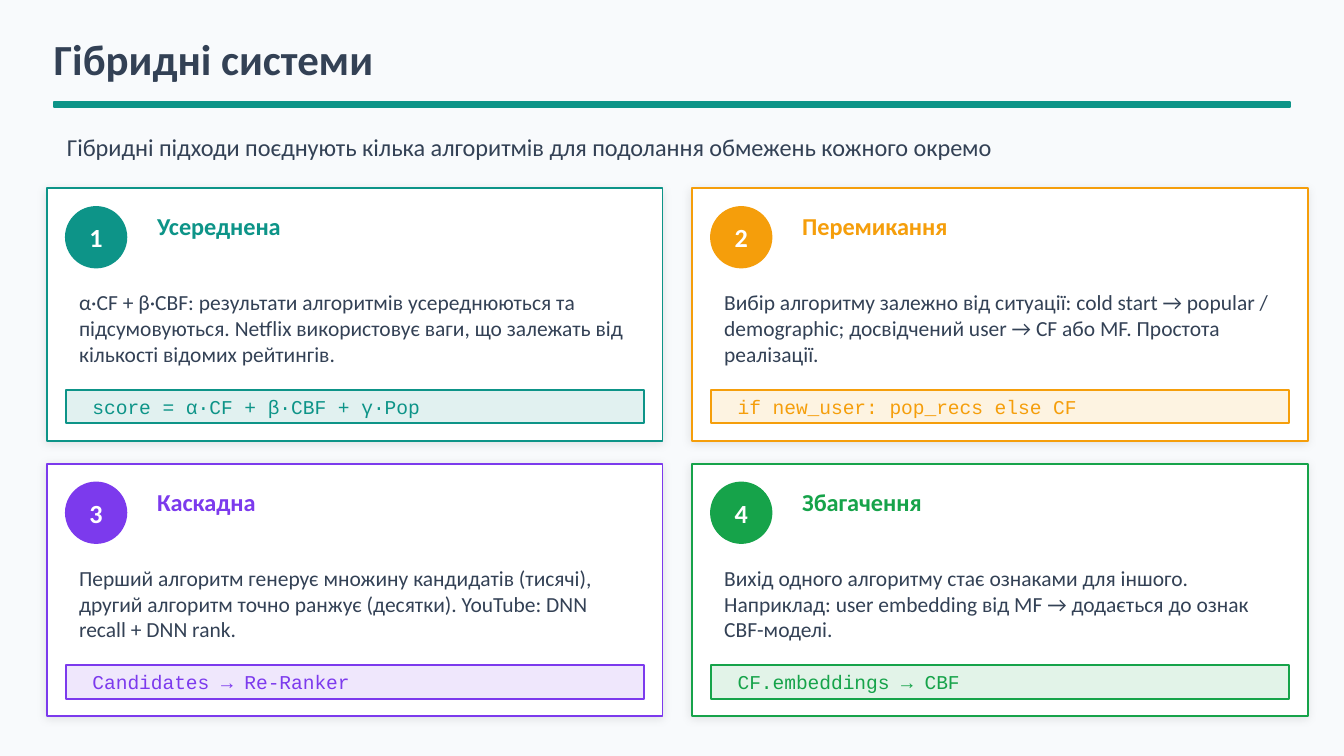
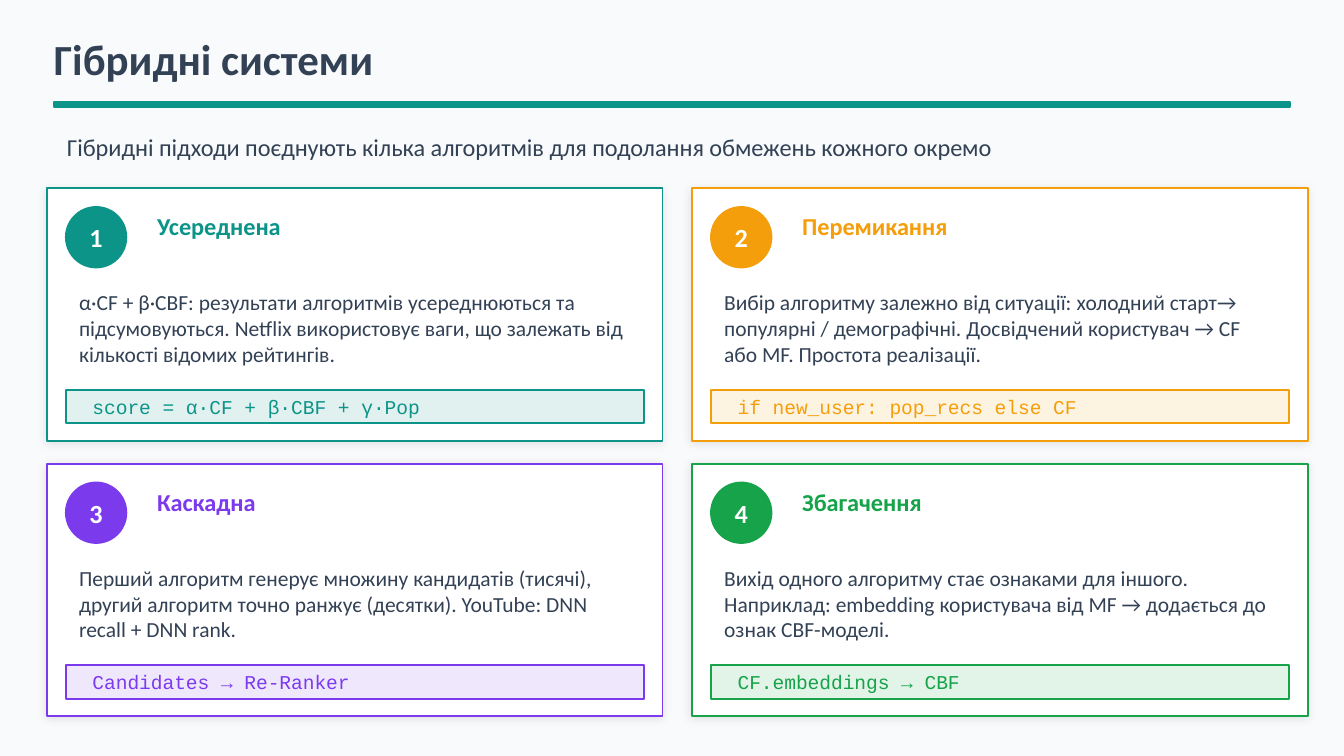
Before and after one commit to BohdanRomaniuk/IAC-Group-Recommender, a slide deck: slide 13 of docs/Presentation - Recommendation Systems. Theoretical Approaches.pptx. Drawn at 1344x756 pixels with LibreOffice and Linux fonts; fonts in the diff are those of the drawing. Boxes give left, top, right and bottom in pixels: in the first picture for what was removed or moved away, otherwise in the second. Text is boxed around its words. In the diff, an @@ line names an element or a change of style, - is before the commit and + after.

```diff
--- a/docs/Presentation - Recommendation Systems. Theoretical Approaches.pptx
+++ b/docs/Presentation - Recommendation Systems. Theoretical Approaches.pptx
@@ text at box(724, 295, 1240, 366): text changed @@
-Вибір алгоритму залежно від ситуації: cold start → popular / demographic; досвідчений user → CF або MF. Простота реалізації.
+Вибір алгоритму залежно від ситуації: холодний старт→ популярні / демографічні. Досвідчений користувач → CF або MF. Простота реалізації.
@@ text at box(724, 571, 1266, 641): text changed @@
-Вихід одного алгоритму стає ознаками для іншого. Наприклад: user embedding від MF → додається до ознак CBF-моделі.
+Вихід одного алгоритму стає ознаками для іншого. Наприклад: embedding користувача від MF → додається до ознак CBF-моделі.
```
Also in this commit, not shown: 11 other slides changed.
